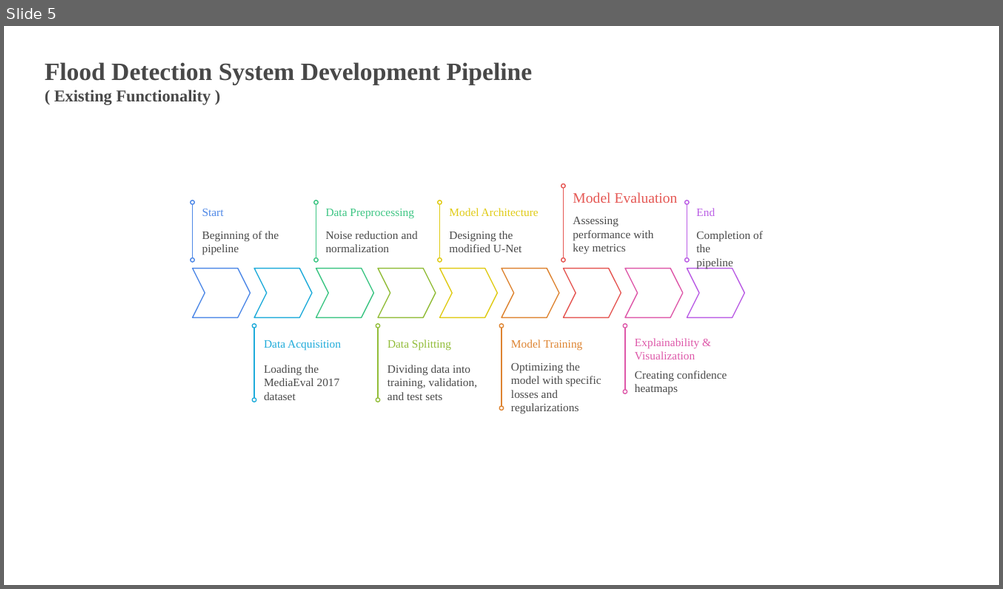
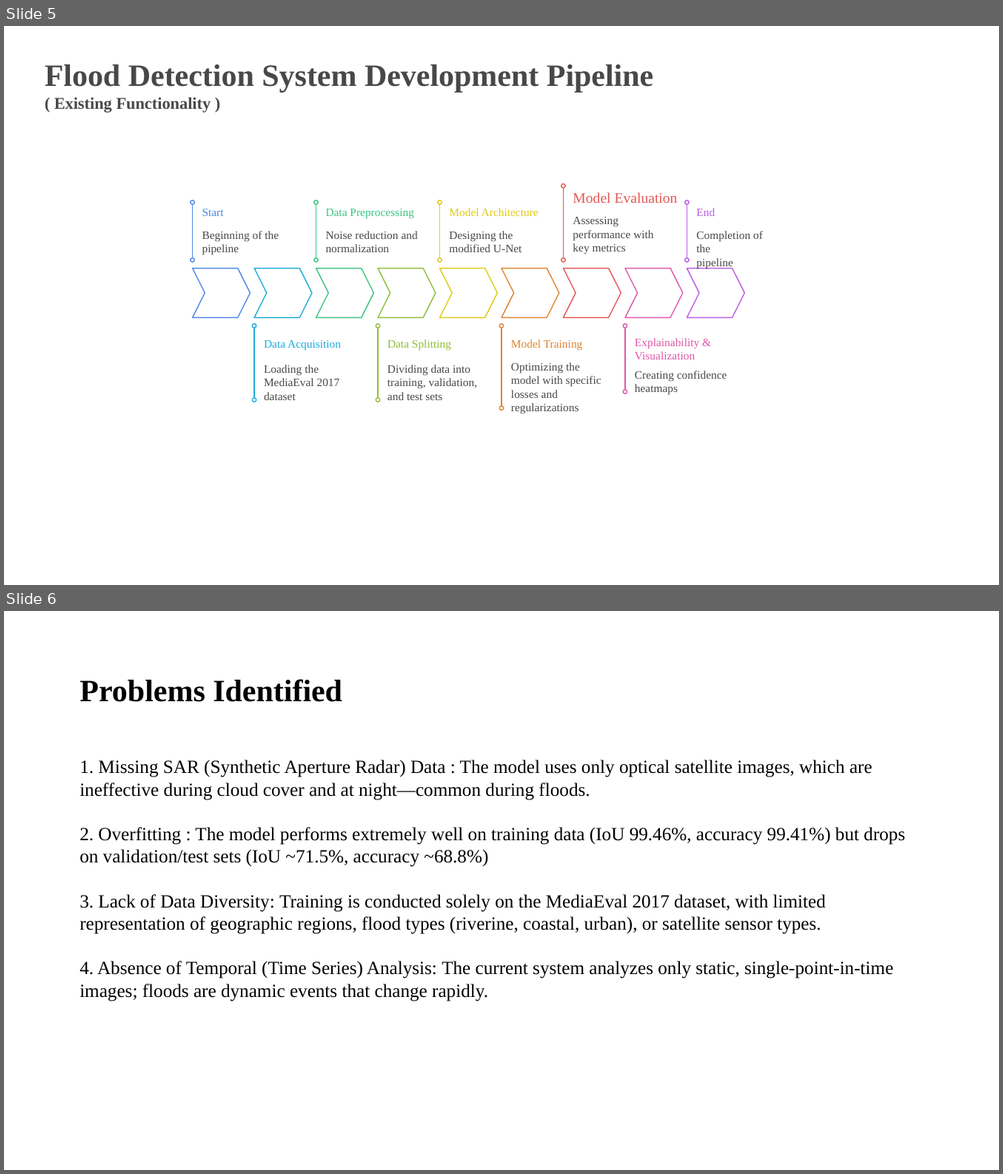
Before and after one commit to mskchaithanyaraj/C14-project-details, a slide deck: PPT/C14 - PPT.pptx. Shown one above the other, each under a label of ours: slide 5 before the commit, slides 5 and 6 after it. The pictures are 1003x589 and 1003x1174 pixels, drawn with LibreOffice and Linux fonts; fonts in the diff are those of the drawing. Boxes give left, top, right and bottom in pixels: in the first picture for what was removed or moved away, otherwise in the second. Text is boxed around its words. In the diff, an @@ line names an element or a change of style, - is before the commit and + after.

```diff
--- a/PPT/C14 - PPT.pptx
+++ b/PPT/C14 - PPT.pptx
@@ slide 6 added at [4, 611, 999, 1170], background #FFFFFF @@
@@ title added at [79, 679, 342, 702], 30 pt, text #000000, bold @@
+Problems Identified
@@ text added at [79, 760, 905, 1002], 18 pt, text #000000 @@
+1. Missing SAR (Synthetic Aperture Radar) Data : The model uses only optical satellite images, which are ineffective during cloud cover and at night—common during floods.
+2. Overfitting : The model performs extremely well on training data (IoU 99.46%, accuracy 99.41%) but drops on validation/test sets (IoU ~71.5%, accuracy ~68.8%)
+3. Lack of Data Diversity: Training is conducted solely on the MediaEval 2017 dataset, with limited representation of geographic regions, flood types (riverine, coastal, urban), or satellite sensor types.
+4. Absence of Temporal (Time Series) Analysis: The current system analyzes only static, single-point-in-time images; floods are dynamic events that change rapidly.
@@ slide 5 changed as well @@
@@ text "Flood Detection System Development Pipeline ..." at [45, 64, 653, 113]: size 24 to 30 pt in "Flood Detection System Development Pipeline" @@
```
Also in this commit, not shown: 3 other slides changed, 3 other slides added, 3 slides removed, 1 other file.
